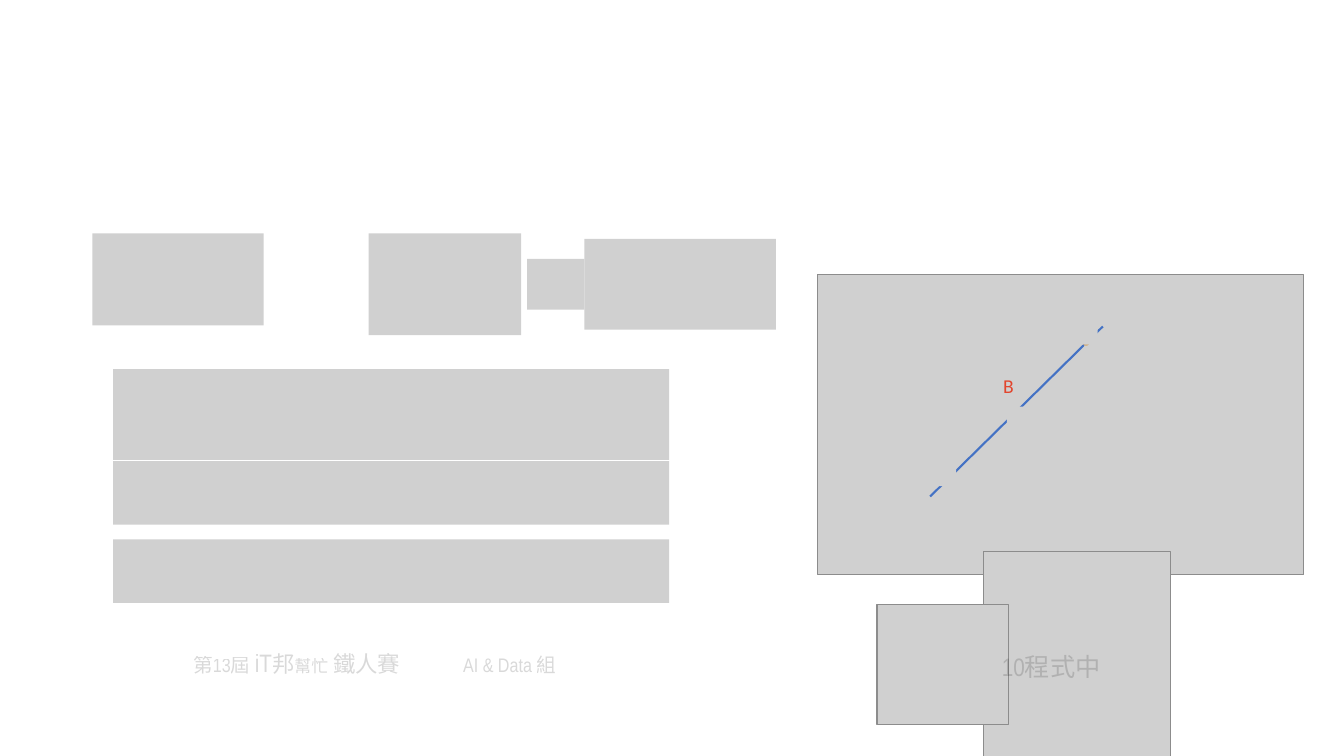
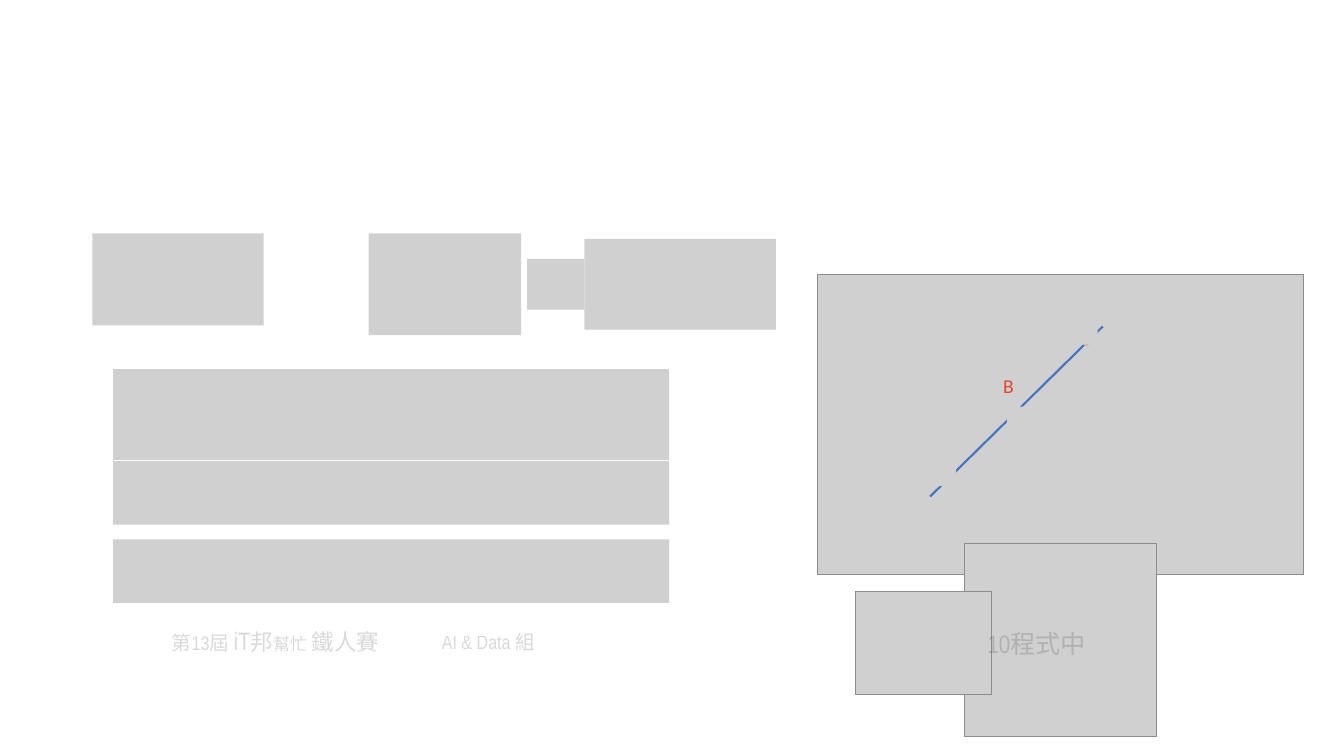
Before and after one commit to andy6804tw/andy6804tw.github.io, a slide deck: slide 7 of _posts/ithome/2021/8.線性迴歸/Linear Regression.pptx. Drawn at 1344x756 pixels with LibreOffice and Linux fonts; fonts in the diff are those of the drawing; grey boxes stand for pictures. Boxes give left, top, right and bottom in pixels: in the first picture for what was removed or moved away, otherwise in the second. Text is boxed around its words. In the diff, an @@ line names an element or a change of style, - is before the commit and + after.

```diff
--- a/_posts/ithome/2021/8.線性迴歸/Linear Regression.pptx
+++ b/_posts/ithome/2021/8.線性迴歸/Linear Regression.pptx
@@ picture: place and size @@
-picture at [984,552,1171,756]
+picture at [965,544,1157,737]
@@ picture: place and size @@
-picture at [877,605,1009,725]
+picture at [855,592,992,695]
@@ text "第13屆 iT邦幫忙 鐵人賽": place and size @@
-text "第13屆 iT邦幫忙 鐵人賽" at [193,647,400,679]
+text "第13屆 iT邦幫忙 鐵人賽" at [172,624,379,656]
@@ text "AI & Data 組": place and size @@
-text "AI & Data 組" at [463,649,557,677]
+text "AI & Data 組" at [442,627,535,655]
@@ text "10程式中": place and size @@
-text "10程式中" at [1002,655,1101,682]
+text "10程式中" at [987,632,1086,659]
```
Also in this commit, not shown: 6 other files.
